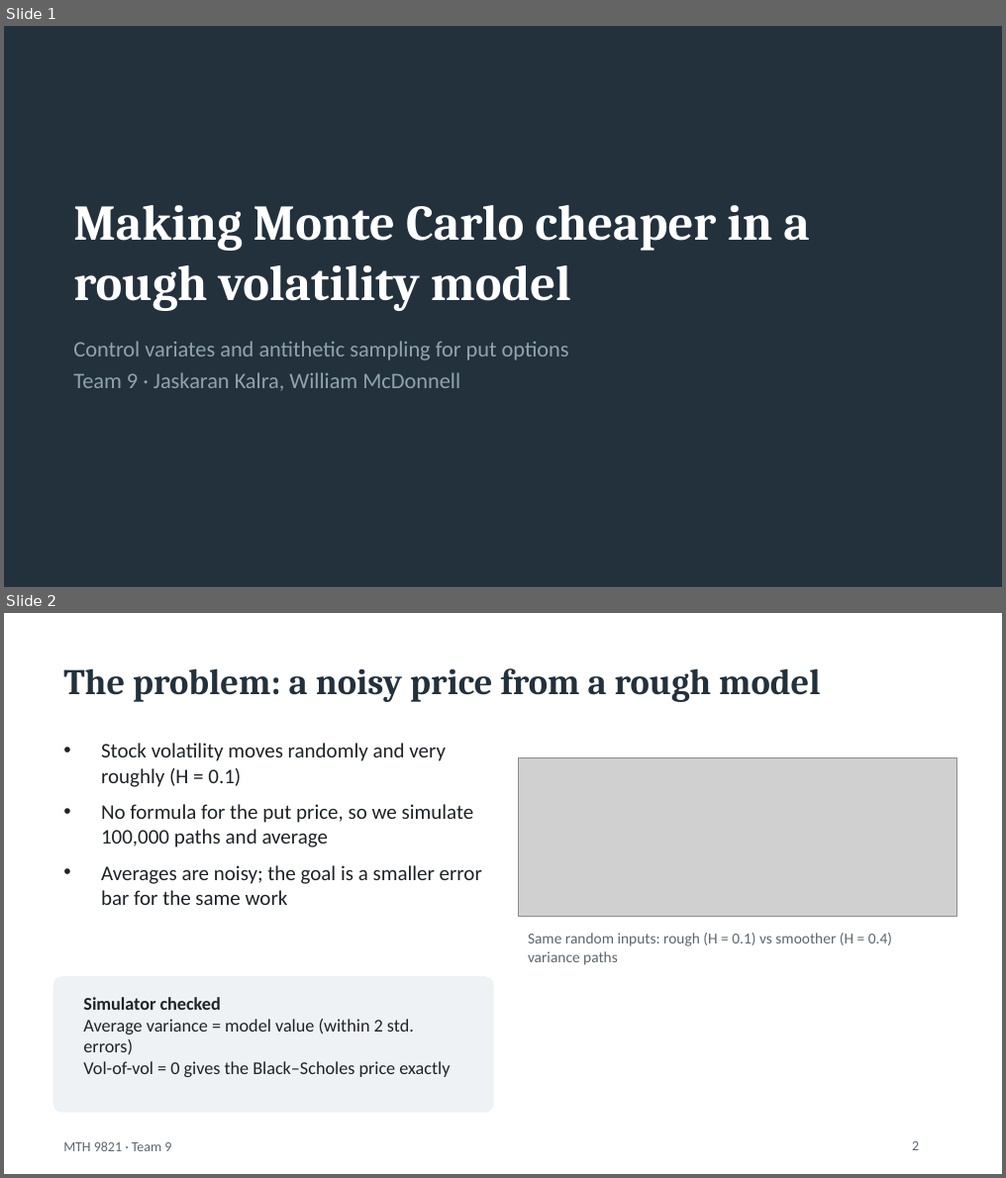
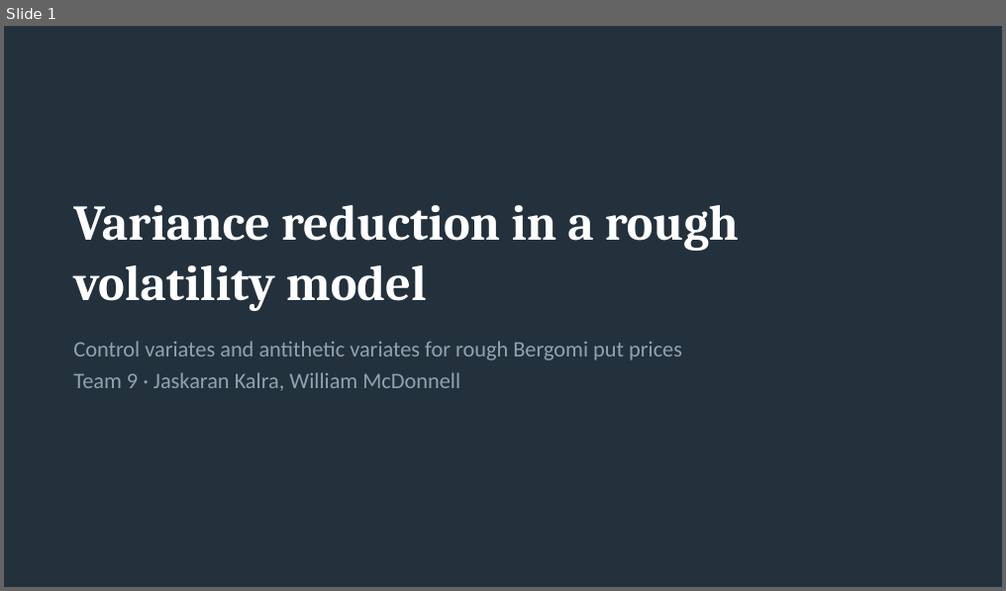
Before and after one commit to karan2615/MTH9821, a slide deck: hw2_slides.pptx. Shown one above the other, each under a label of ours: slides 1 and 2 before the commit, slide 1 after it. The pictures are 1006x1178 and 1006x591 pixels, drawn with LibreOffice and Linux fonts; fonts in the diff are those of the drawing; grey boxes stand for pictures. Boxes give left, top, right and bottom in pixels: in the first picture for what was removed or moved away, otherwise in the second. Text is boxed around its words. In the diff, an @@ line names an element or a change of style, - is before the commit and + after.

```diff
--- a/hw2_slides.pptx
+++ b/hw2_slides.pptx
@@ slide 2 removed at (x1=4, y1=613, x2=1002, y2=1174), background #FFFFFF @@
@@ title removed at (x1=63, y1=668, x2=820, y2=702) @@
-The problem: a noisy price from a rough model
@@ text removed at (x1=101, y1=743, x2=482, y2=905) @@
-• Stock volatility moves randomly and very roughly (H = 0.1)
-• No formula for the put price, so we simulate 100,000 paths and average
-• Averages are noisy; the goal is a smaller error bar for the same work
@@ picture removed at (x1=518, y1=758, x2=957, y2=916) @@
@@ text removed at (x1=528, y1=933, x2=892, y2=965) @@
-Same random inputs: rough (H = 0.1) vs smoother (H = 0.4) variance paths
@@ rounded rectangle removed at (x1=54, y1=977, x2=493, y2=1112) @@
@@ text removed at (x1=83, y1=997, x2=450, y2=1077) @@
-Simulator checked
-Average variance = model value (within 2 std. errors)
-Vol-of-vol = 0 gives the Black–Scholes price exactly
@@ text removed at (x1=63, y1=1142, x2=171, y2=1152) @@
-MTH 9821 · Team 9
@@ page number removed at (x1=912, y1=1142, x2=919, y2=1151) @@
-2
@@ slide 1 changed as well @@
@@ title at (x1=73, y1=205, x2=739, y2=311): text changed @@
-Making Monte Carlo cheaper in a rough volatility model
+Variance reduction in a rough volatility model
@@ text at (x1=73, y1=341, x2=682, y2=361): text changed @@
-Control variates and antithetic sampling for put options
+Control variates and antithetic variates for rough Bergomi put prices
```
Also in this commit, not shown: 3 other slides changed, 2 slides added, 1 other slide removed.
